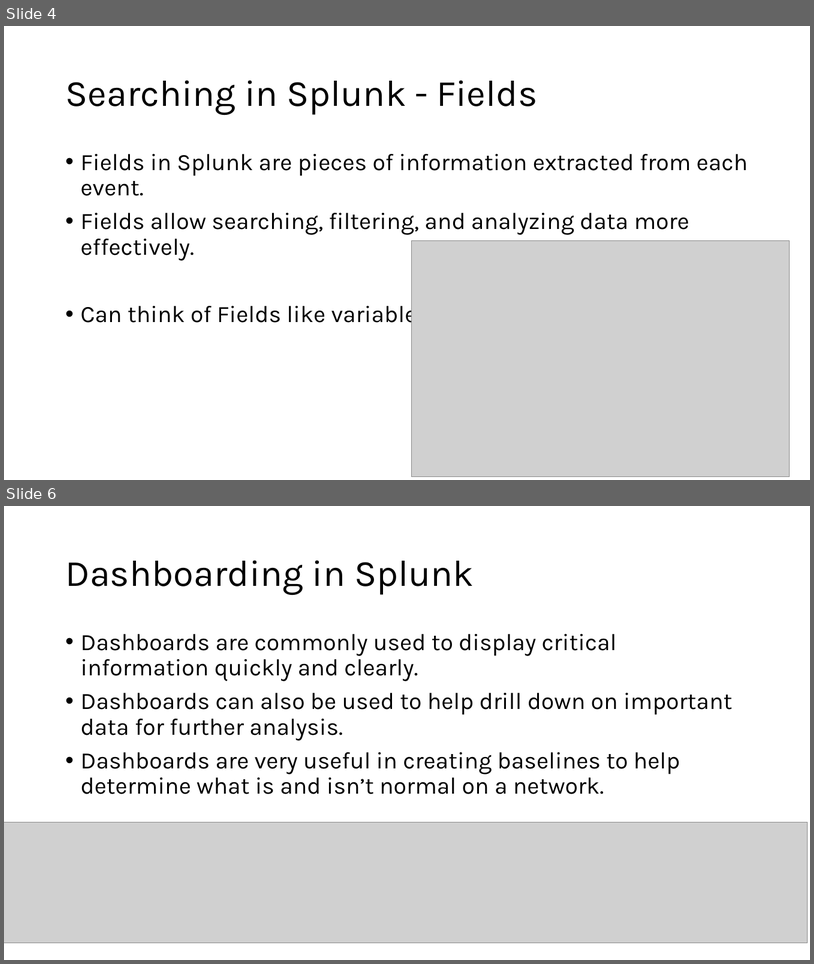
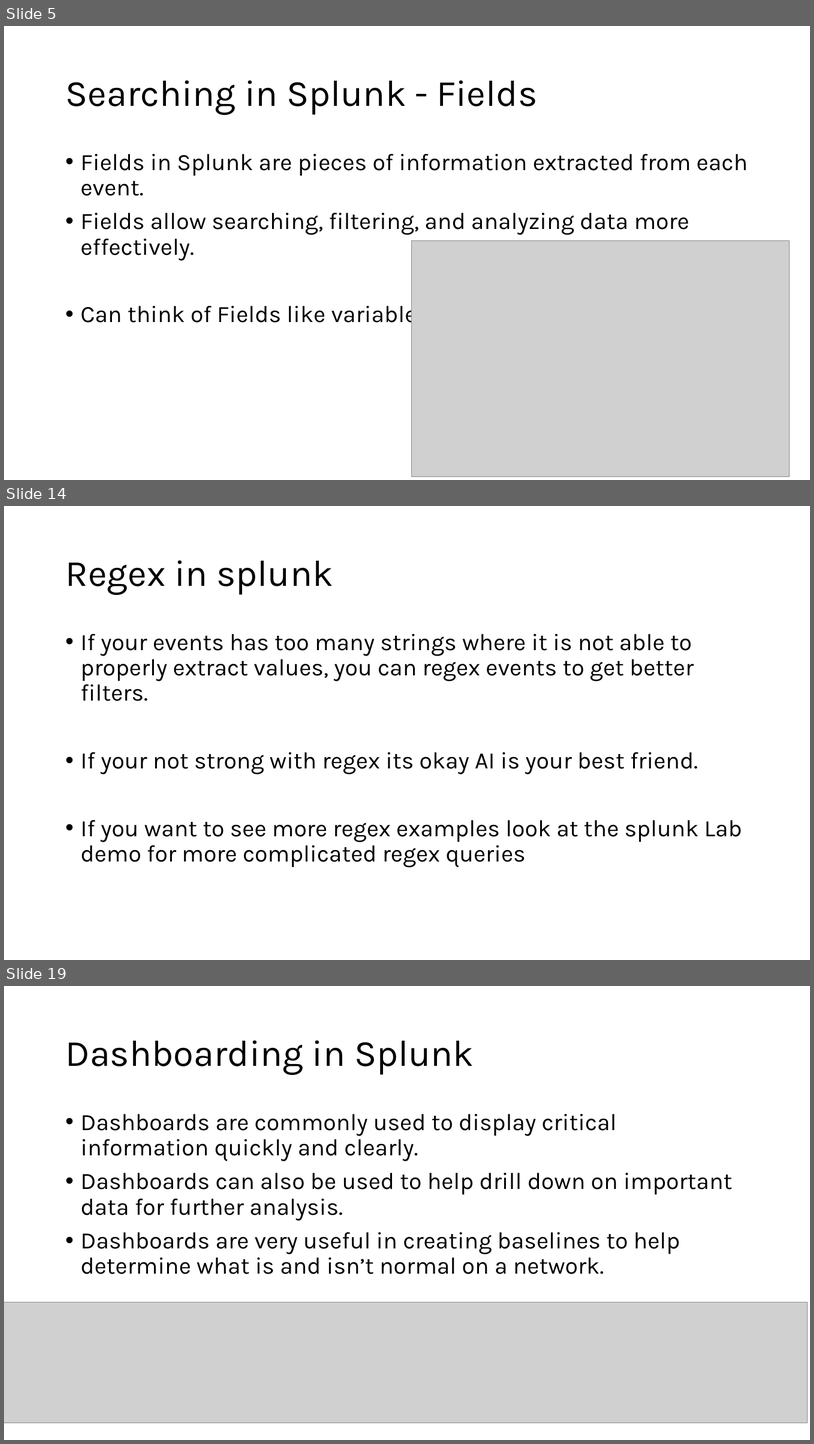
Before and after one commit to G1useppe/65sch00l, a slide deck: host/Splunk/Training Cell - Conversion course - Splunk.pptx. Shown one above the other, each under a label of ours: slides 4 and 6 before the commit, slides 5, 14 and 19 after it; the slides between them are not shown. The pictures are 814x964 and 814x1444 pixels, drawn with LibreOffice and Linux fonts; fonts in the diff are those of the drawing; grey boxes stand for pictures. Boxes give left, top, right and bottom in pixels: in the first picture for what was removed or moved away, otherwise in the second. Text is boxed around its words. In the diff, an @@ line names an element or a change of style, - is before the commit and + after.

Commit message:
Splunk

```diff
--- a/host/Splunk/Training Cell - Conversion course - Splunk.pptx
+++ b/host/Splunk/Training Cell - Conversion course - Splunk.pptx
@@ slide 14 added at [4, 506, 810, 960], background #FFFFFF @@
@@ title added at [65, 560, 333, 595], 44 pt, text #000000 @@
+Regex in splunk
@@ text added at [81, 634, 743, 867], 28 pt, text #000000 @@
+• If your events has too many strings where it is not able to properly extract values, you can regex events to get better filters.
+• If your not strong with regex its okay AI is your best friend.
+• If you want to see more regex examples look at the splunk Lab demo for more complicated regex queries
@@ what was slide 4 is now slide 5 @@
@@ what was slide 6 is now slide 19 @@
```
Also in this commit, not shown: 4 slides changed, 11 other slides added, 4 slides removed, 1 other file.
